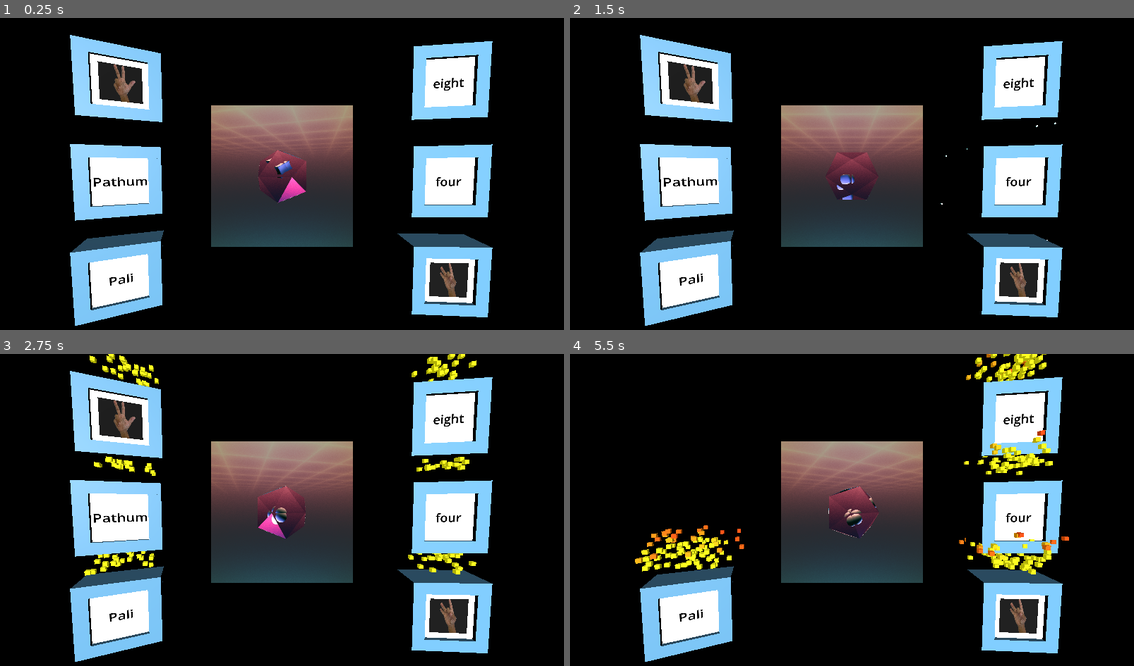
Above: before the commit, frames 1-4 (two rows, left to right).
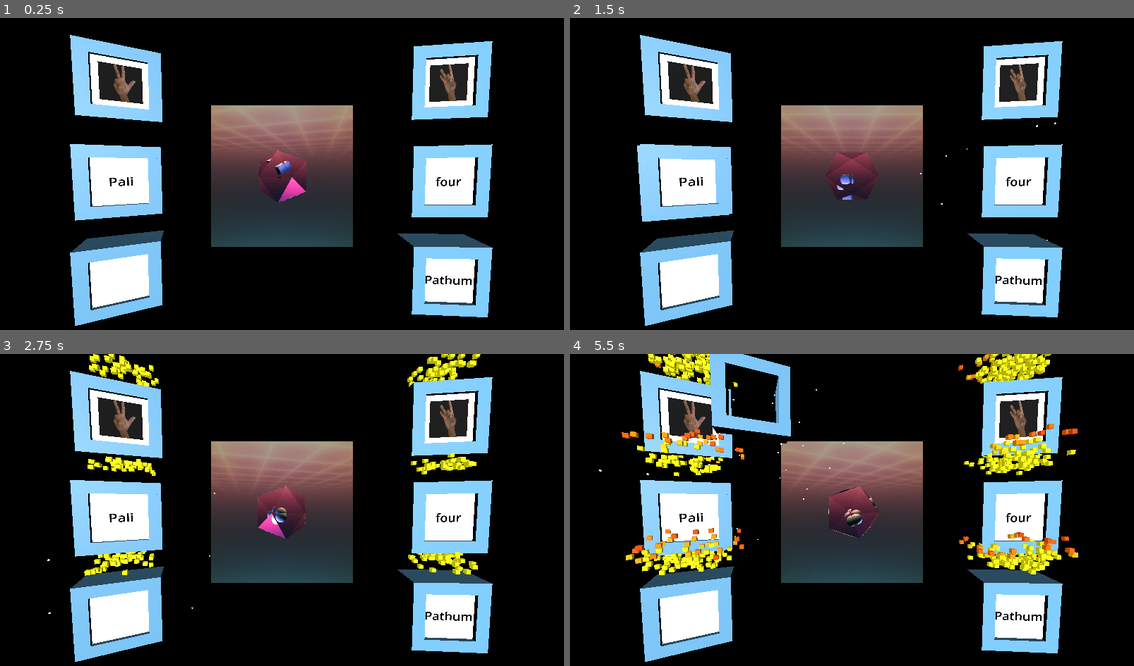
Above: after the commit, the same moments.

Repository: Kakcalu13/Mizo-godot-game
Game: Godot game, scene res://main.tscn
Two runs of this game, one before a commit and one after it. Both use one fixed random seed, a clock stepped at 60 frames per second and the inputs below. The project has no main scene, so this scene is started directly.
Inputs (mouse positions are in pixels of both pictures, inside the frame that each line leads up to):
- Up to frame 1 (0.25 s): no input
- Up to frame 2 (1.5 s): move the mouse to (976, 161) at 0.52 s; press the mouse at (976, 161) at 0.53 s; hold Right (ui_right) 0.53-1.25 s; release the mouse at (976, 161) at 1.25 s; drag from (739, 192) to (823, 239) at 1.27 s
- Up to frame 3 (2.75 s): move the mouse to (338, 441) at 2.02 s; press the mouse at (338, 441) at 2.03 s; hold Right (ui_right) from 2.03 s (still down)
- Up to frame 4 (5.5 s): release Right (ui_right) at 2.75 s; release the mouse at (908, 441) at 2.75 s; drag from (823, 575) to (682, 463) at 2.77 s; move the mouse to (1021, 559) at 3.52 s; press the mouse at (1021, 559) at 3.53 s; hold Left (ui_left) 3.53-4.25 s; release the mouse at (1021, 559) at 4.25 s; drag from (682, 463) to (767, 432) at 4.27 s; move the mouse to (880, 513) at 5.02 s; press the mouse at (880, 513) at 5.03 s; hold Left (ui_left) from 5.03 s (still down)

The runs differ from the first frame. In frame 1, 1.7% of the frame differs, in the area x 16-84%, y 14-90%; in frame 2, 2.0%; in frame 3, 2.8%; in frame 4, 13%, in the area x 5-91%, y 0-90%.

Commit message:
completed the functions to start over repeatedly and swap the background

Diff:
--- a/source/numbers/main.gd
+++ b/source/numbers/main.gd
@@ -1,16 +1,61 @@
 extends WorldEnvironment
 
-var location_of_window = {1: Vector3(-4.265, 0, 0), 2: Vector3(-4.265, -1.5, 0), 3: Vector3(-4.265, -3, 0)}
+var window_transforms = {
+	1: { position = Vector3(-4.265, 1.5, 0), rotation = Vector3(0.087266, 0.436332, 0.015708), scale = Vector3(0.6, 0.6, 0.6) },
+	2: { position = Vector3(-4.265, -1, 0), rotation = Vector3(0.087266, 0.436332, 0.015708), scale = Vector3(0.6, 0.6, 0.6) },
+	3: { position = Vector3(-4.265, -3.5, 0), rotation = Vector3(0.087266, 0.436332, 0.015708), scale = Vector3(0.6, 0.6, 0.6) },
+	4: { position = Vector3(4.265, 1.5, 0), rotation = Vector3(0.087266, -0.087267, 0.015708), scale = Vector3(0.6, 0.6, 0.6) },
+	5: { position = Vector3(4.265, -1, 0), rotation = Vector3(0.087266, -0.087267, 0.015708), scale = Vector3(0.6, 0.6, 0.6) },
+	6: { position = Vector3(4.265, -3.5, 0), rotation = Vector3(0.087266, -0.087267, 0.015708), scale = Vector3(0.6, 0.6, 0.6) }
+}
 var window_list = []
+var WindowScene = preload("res://one_module.tscn")
 
 func _ready() -> void:
-	window_list = [$left_window_1, $left_window_2, $left_window_3, $right_window_1, $right_window_2, $right_window_3]
+	start_new_game()
+
+func start_new_game():
+	create_windows()
 	window_list.shuffle()
+	swap_window_id()
+	_load_random_shader_material()
 
+func _get_shuffled_array(arr: Array):
+	var copy = arr.duplicate()
+	copy.shuffle()
+	return copy
+
+func _process_window(window, key, value):
+	window.value = key
+	if value == 1:
+		window.get_node("sign").visible = true
+		window.get_node("text").visible = false
+		var new_material = StandardMaterial3D.new()
+		var sign_mesh = window.get_node("sign/White_background/sign")
+		new_material.albedo_texture = load("res://assets/signs/" + str(data_structure.data[key][1]) + ".png")
+		sign_mesh.set_surface_override_material(0, new_material)
+	else:
+		window.get_node("sign").visible = false
+		window.get_node("text").visible = true
+		var label = window.get_node("text/Text_3D")
+		label.text = str(data_structure.data[key][value])
+
+func create_windows():
+	for key in window_transforms:
+		var window = WindowScene.instantiate()
+		var t = Transform3D()
+		t.origin = window_transforms[key].position
+		t.basis = Basis.from_euler(Vector3(window_transforms[key].rotation))
+		t.basis = t.basis.scaled(window_transforms[key].scale)
+		window.global_transform = t
+		window_list.append(window)
+		add_child(window)
+
+func swap_window_id():
 	var keys_for_pairs = _get_shuffled_array(range(1, 11)).slice(0, 3)
 
 	# Pair windows: [0,1], [2,3], [4,5]
-	for i in range(0, 6, 2):
+	for i in range(0, window_list.size(), 2):
 		var window_a = window_list[i]
 		var window_b = window_list[i + 1]
 		var pair_key = keys_for_pairs[i / 2]
@@ -19,22 +64,25 @@
 		_process_window(window_a, pair_key, available_values[0])
 		_process_window(window_b, pair_key, available_values[1])
 
-func _get_shuffled_array(arr: Array):
-	var copy = arr.duplicate()
-	copy.shuffle()
-	return copy
+func _load_random_shader_material() -> void:
+	var dir = DirAccess.open("res://assets/shaders/")
+	var shaders: Array = []
+	if dir:
+		dir.list_dir_begin()
+		var file_name = dir.get_next()
+		while file_name != "":
+			if file_name.ends_with(".gdshader"):
+				var shader_res = load("res://assets/shaders/" + file_name)
+				shaders.append({"shader": shader_res, "filename": file_name})
+			file_name = dir.get_next()
+		dir.list_dir_end()
 
-func _process_window(window, key, value):
-	window.value = key
-	if value == 1: # this willd isplays like 001, 002 etc etc as a value
-		window.get_node("sign").visible = true
-		window.get_node("text").visible = false
-		var new_material = StandardMaterial3D.new()
-		var sign_mesh = window.get_node("sign/White_background/sign")
-		new_material.albedo_texture = load("res://assets/signs/" + str(data_structure.data[key][1]) + ".png")
-		sign_mesh.set_surface_override_material(0, new_material)
-	else:  # can be updated with just a text/string
-		window.get_node("sign").visible = false
-		window.get_node("text").visible = true
-		var label = window.get_node("text/Text_3D")
-		label.text = str(data_structure.data[key][value])
+	if shaders.size() > 0:
+		var picked = shaders[randi() % shaders.size()]
+		var random_shader = picked["shader"]
+		var filename = picked["filename"]
+		var color_rect = $background_shader/SubViewport/ColorRect
+		var mat = ShaderMaterial.new()
+		mat.shader = random_shader
+		color_rect.material = mat
+		print("Applied shader: ", filename)
